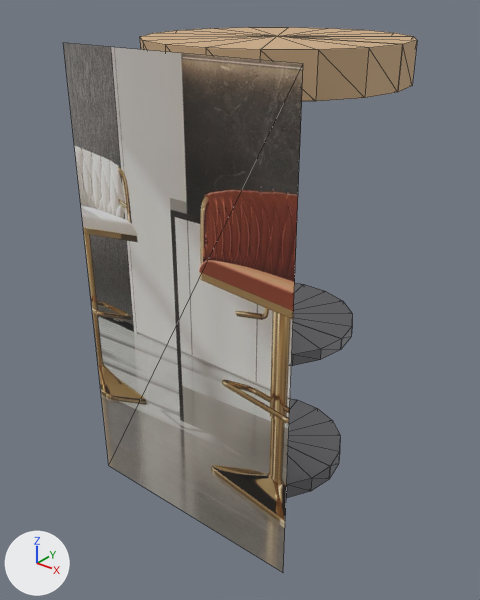
One commit to the glTF model storage/picture/mocan-51.glb: the scene before it, then after it.
Rendered twice from a camera (50 mm lens) standing at (0.61, -0.849, 0.828) and looking at (-0.023, -0.058, 0.337). Lighting does not change. The marker at lower left points along +X, +Y and +Z. The older version comes first. Mesh edges are drawn as thin lines. Vertices at exactly the same position are counted once.

In view in the first picture: 'furniture'.
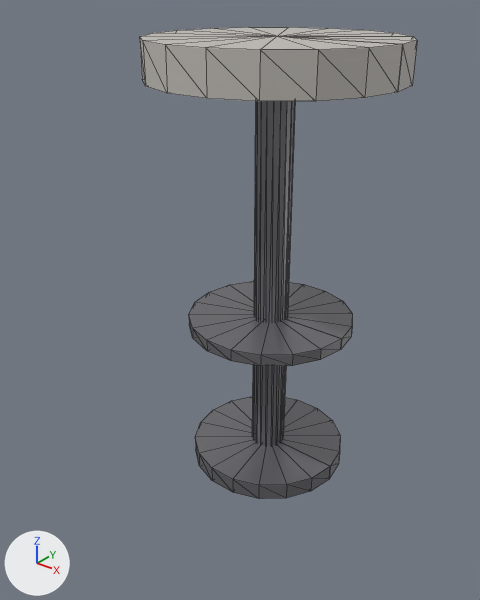
Boxes (x1, y1, x2, y2) around the edits, measured in the pictures (480 x 600 px):
'furniture', recoloured, reshaped (22% narrower, 13% shorter): before (63, 27, 417, 572); after (140, 27, 417, 499)
part 1 of me_mesh_0, deleted: before (63, 43, 303, 572)

The change, as a list of edits to the scene's bpy script:
```text
Change mat_wood:
    mat_wood.base_color: (0.62, 0.42, 0.24) -> (0.533, 0.51, 0.475)  # beige #cead86 -> light grey #c1bdb7
Change me_mesh_0:
    used by ob_furniture; location = (0.0, 0.0, 0.0)
    remove me_mesh_0.from_pydata(...)  # 162 vertices, 290 faces; spans x -0.2..0.2, y -0.23..0.197, z 0.0..0.75
    add me_mesh_0.from_pydata(...)  # 158 vertices, 288 faces; spans x -0.2..0.2, y -0.197..0.197, z 0.0..0.75
    me_mesh_0 part 1: the loose piece of 4 vertices spanning x -0.2..0.2, y -0.23, z 0.004..0.746 is deleted
    remove me_mesh_0.materials.append(mat_photo)  # picture img_image_0
```
